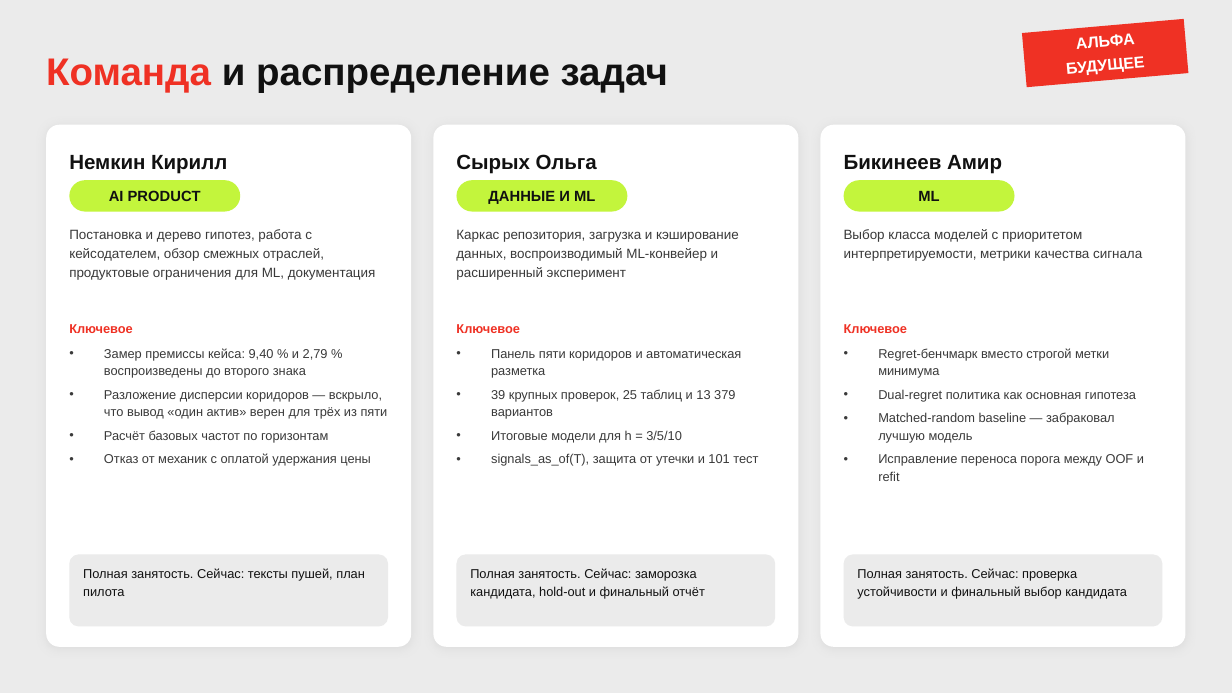
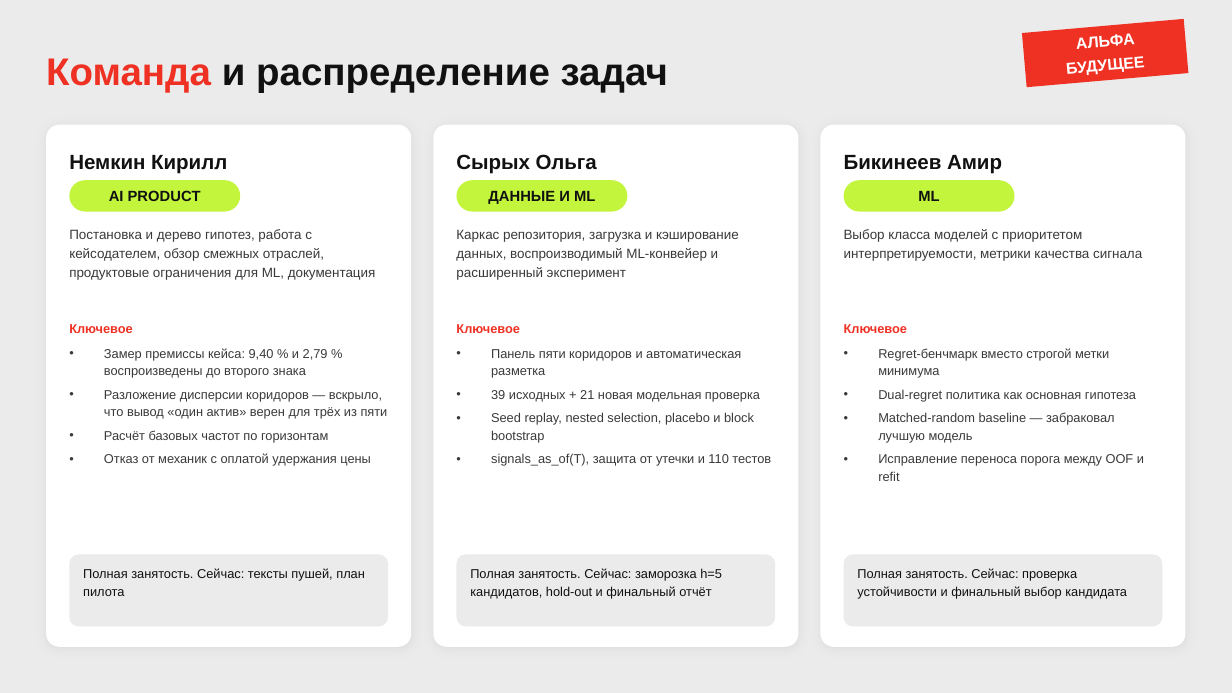
Before and after one commit to ne-olya/fx-pulse, a slide deck: slide 12 of docs/presentation/fx-pulse-interim.pptx. Drawn at 1232x693 pixels with LibreOffice and Linux fonts; fonts in the diff are those of the drawing. Boxes give left, top, right and bottom in pixels: in the first picture for what was removed or moved away, otherwise in the second. Text is boxed around its words. In the diff, an @@ line names an element or a change of style, - is before the commit and + after.

Commit message:
feat: audit winners and test robust signal ensembles

```diff
--- a/docs/presentation/fx-pulse-interim.pptx
+++ b/docs/presentation/fx-pulse-interim.pptx
@@ text at bbox=[491, 390, 771, 466]: text changed @@
-• 39 крупных проверок, 25 таблиц и 13 379 вариантов
-• Итоговые модели для h = 3/5/10
-• signals_as_of(T), защита от утечки и 101 тест
+• 39 исходных + 21 новая модельная проверка
+• Seed replay, nested selection, placebo и block bootstrap
+• signals_as_of(T), защита от утечки и 110 тестов
@@ text at bbox=[470, 568, 722, 599]: text changed @@
-Полная занятость. Сейчас: заморозка кандидата, hold-out и финальный отчёт
+Полная занятость. Сейчас: заморозка h=5 кандидатов, hold-out и финальный отчёт
```
Also in this commit, not shown: 6 other slides changed, 15 other files.
